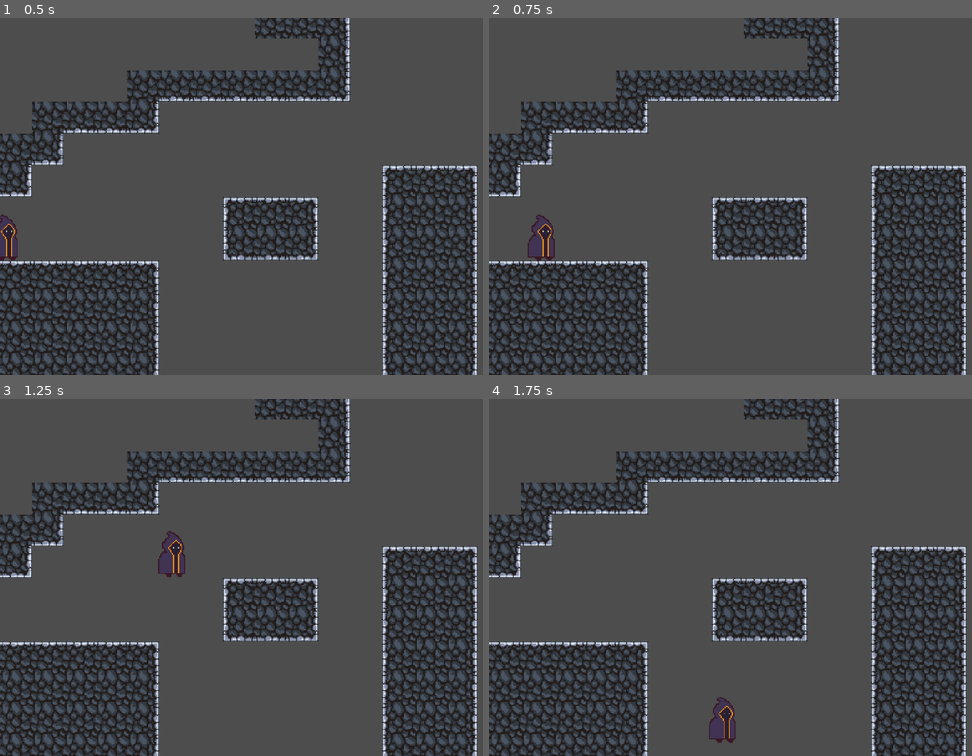
Above: before the commit, frames 1-4 (two rows, left to right).
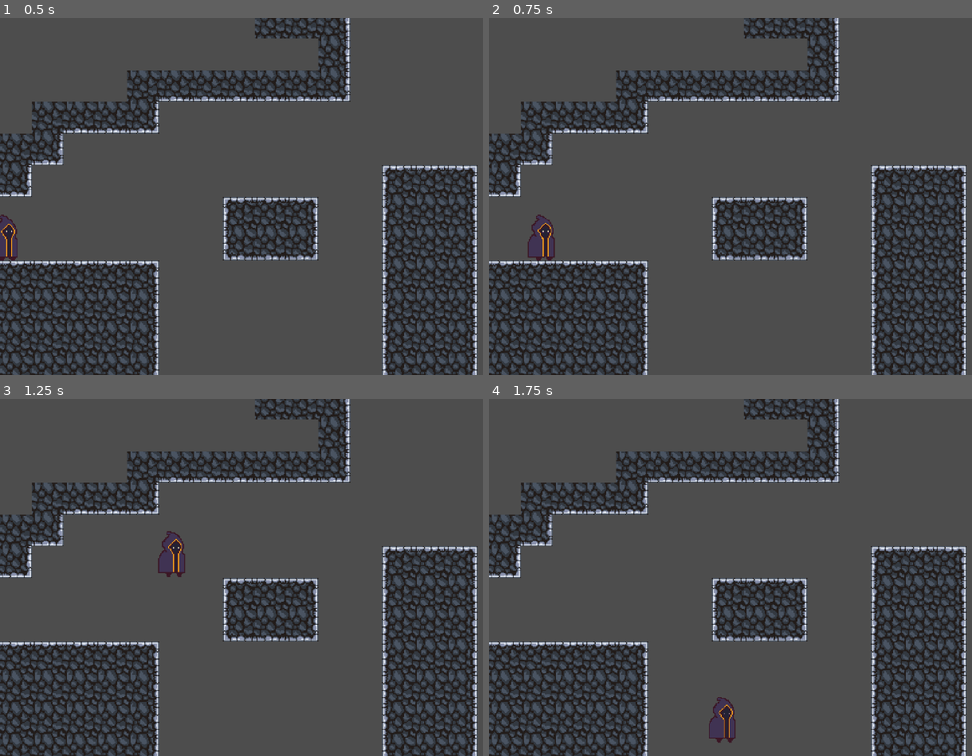
Above: after the commit, the same moments.

Repository: lilnoggi/SplitLight_GameJam2025
Game: Godot game, scene res://Scenes/main.tscn
The game is run twice, just before and just after one commit, with the same random seed, the same clock (stepped at 60 frames per second) and the same inputs.
Inputs:
- Up to frame 1 (0.5 s): no input
- Up to frame 2 (0.75 s): tap Enter at 0.5 s; hold D (move_right) from 0.53 s (still down)
- Up to frame 3 (1.25 s): keep holding D (move_right); tap Space (jump) at 0.77 s
- Up to frame 4 (1.75 s): keep holding D (move_right); tap Space (jump) at 1.52 s

Frame 1 is identical in both runs. In frame 2, less than 0.1% of the frame differs, in the area x 8-14%, y 56-68%; in frame 3, less than 0.1%, in the area x 32-39%, y 36-50%; in frame 4, less than 0.1%.

Commit message:
Added Idle Animation

Diff:
--- a/Scenes/main.tscn
+++ b/Scenes/main.tscn
@@ -1,8 +1,47 @@
-[gd_scene load_steps=7 format=3 uid="uid://b0fmrjnpeusyw"]
+[gd_scene load_steps=10 format=3 uid="uid://b0fmrjnpeusyw"]
 
 [ext_resource type="Script" uid="uid://d2r0dyje3885s" path="res://Assets/Scripts/player_controller.gd" id="1_8gbba"]
 [ext_resource type="Texture2D" uid="uid://3svnncrbj8eu" path="res://Assets/Sprites/Player/duskborn_sprite.png" id="2_8gbba"]
 [ext_resource type="Texture2D" uid="uid://f7sed208t5ha" path="res://Assets/Tiles/rock_tile.png" id="3_kry3j"]
+
+[sub_resource type="Animation" id="Animation_8gbba"]
+resource_name = "player_idle"
+length = 2.25
+loop_mode = 1
+step = 0.25
+tracks/0/type = "value"
+tracks/0/imported = false
+tracks/0/enabled = true
+tracks/0/path = NodePath("PlayerAnimator/Sprite2D:region_rect")
+tracks/0/interp = 0
+tracks/0/loop_wrap = true
+tracks/0/keys = {
+"times": PackedFloat32Array(0, 0.25, 0.5, 0.75, 1, 1.25, 1.5, 1.75, 2, 2.25),
+"transitions": PackedFloat32Array(1, 1, 1, 1, 1, 1, 1, 1, 1, 1),
+"update": 0,
+"values": [Rect2(0, 0, 64, 64), Rect2(64, 0, 64, 64), Rect2(128, 0, 64, 64), Rect2(192, 0, 64, 64), Rect2(256, 0, 64, 64), Rect2(320, 0, 64, 64), Rect2(384, 0, 64, 64), Rect2(448, 0, 64, 64), Rect2(512, 0, 64, 64), Rect2(576, 0, 64, 64)]
+}
+
+[sub_resource type="Animation" id="Animation_jjvhh"]
+length = 0.001
+tracks/0/type = "value"
+tracks/0/imported = false
+tracks/0/enabled = true
+tracks/0/path = NodePath("PlayerAnimator/Sprite2D:region_rect")
+tracks/0/interp = 1
+tracks/0/loop_wrap = true
+tracks/0/keys = {
+"times": PackedFloat32Array(0),
+"transitions": PackedFloat32Array(1),
+"update": 0,
+"values": [Rect2(0, 0, 64, 64)]
+}
+
+[sub_resource type="AnimationLibrary" id="AnimationLibrary_kry3j"]
+_data = {
+&"RESET": SubResource("Animation_jjvhh"),
+&"player_idle": SubResource("Animation_8gbba")
+}
 
 [sub_resource type="RectangleShape2D" id="RectangleShape2D_jjvhh"]
 size = Vector2(19.1639, 26.2422)
@@ -56,6 +95,10 @@
 
 [node name="AnimationPlayer" type="AnimationPlayer" parent="Player/PlayerAnimator"]
 root_node = NodePath("../..")
+libraries = {
+&"": SubResource("AnimationLibrary_kry3j")
+}
+autoplay = "player_idle"
 
 [node name="Sprite2D" type="Sprite2D" parent="Player/PlayerAnimator"]
 position = Vector2(0, -7)
